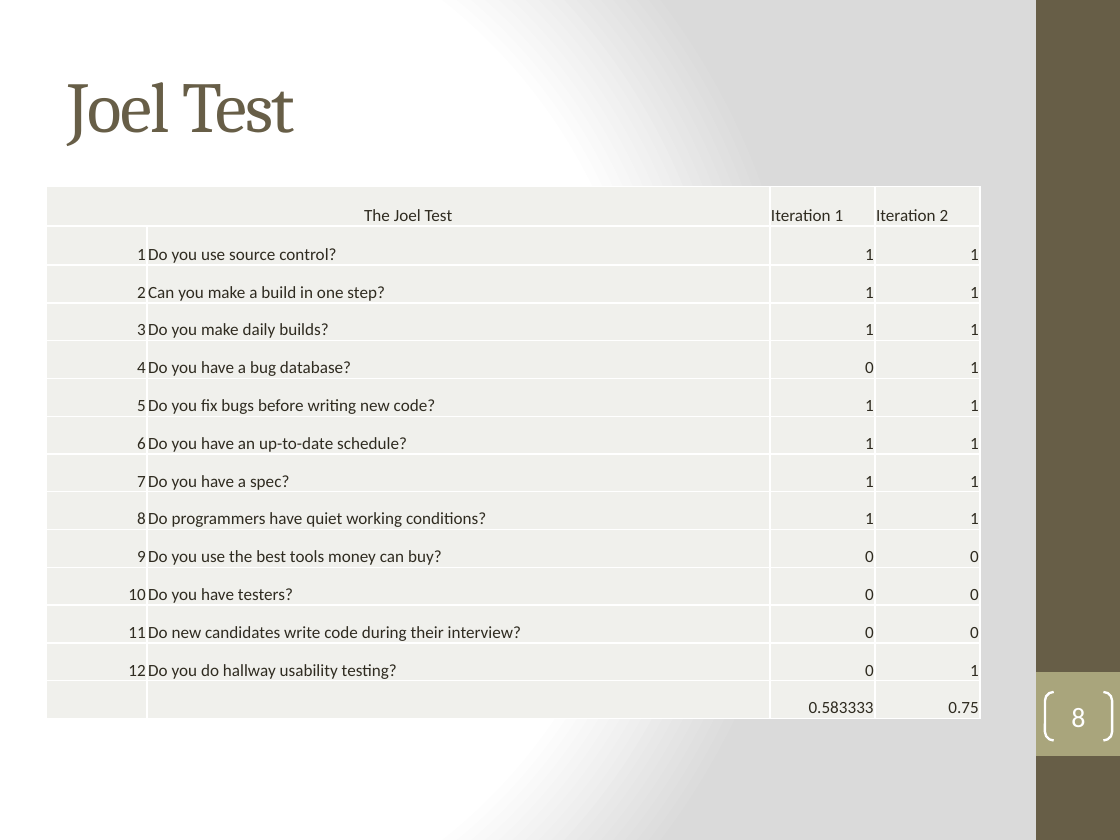
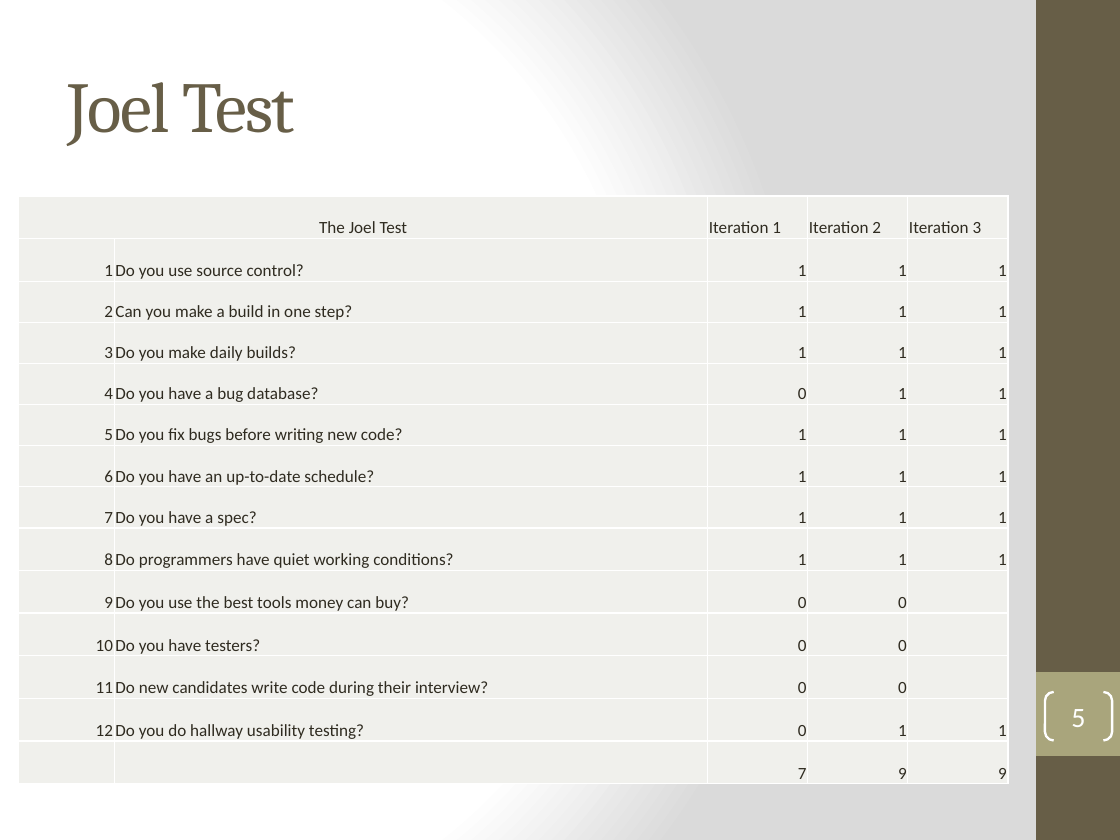
Before and after one commit to DanLain/ProjectManagement, a slide deck: slide 5 of Iteration 3 PowerPoint/Team 3 Iteration 3.pptx (slide 8 before the commit). Drawn at 1120x840 pixels with LibreOffice and Linux fonts; fonts in the diff are those of the drawing. Boxes give left, top, right and bottom in pixels: in the first picture for what was removed or moved away, otherwise in the second. Text is boxed around its words. In the diff, an @@ line names an element or a change of style, - is before the commit and + after.

Commit message:
Presentation stuff

```diff
--- a/Iteration 3 PowerPoint/Team 3 Iteration 3.pptx
+++ b/Iteration 3 PowerPoint/Team 3 Iteration 3.pptx
@@ table at (x1=19, y1=196, x2=1007, y2=784) @@
-column 3: Iteration 1 | 1 | 1 | 1 | 0 | 1 | 1 | 1 | 1 | 0 | 0 | 0 | 0 | 0.583333
-column 4: Iteration 2 | 1 | 1 | 1 | 1 | 1 | 1 | 1 | 1 | 0 | 0 | 0 | 1 | 0.75
+column 3: Iteration 1 | 1 | 1 | 1 | 0 | 1 | 1 | 1 | 1 | 0 | 0 | 0 | 0 | 7
+column 4: Iteration 2 | 1 | 1 | 1 | 1 | 1 | 1 | 1 | 1 | 0 | 0 | 0 | 1 | 9
+column 5: Iteration 3 | 1 | 1 | 1 | 1 | 1 | 1 | 1 | 1 |  |  |  | 1 | 9
@@ table resized from (x1=47, y1=187, x2=981, y2=719) to (x1=19, y1=196, x2=1007, y2=784) @@
@@ page number at (x1=1071, y1=709, x2=1085, y2=727): text changed @@
-8
+5
```
Also in this commit, not shown: 1 other slide changed, 1 other file.
